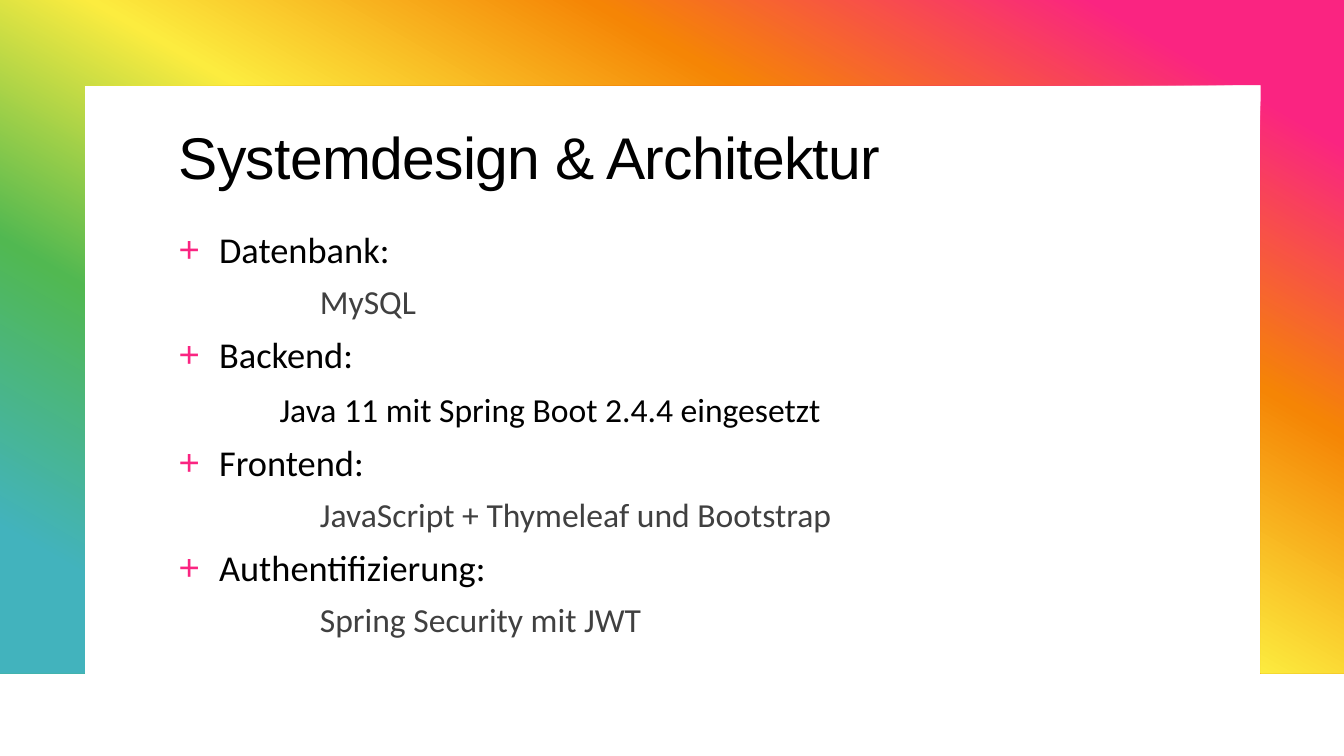
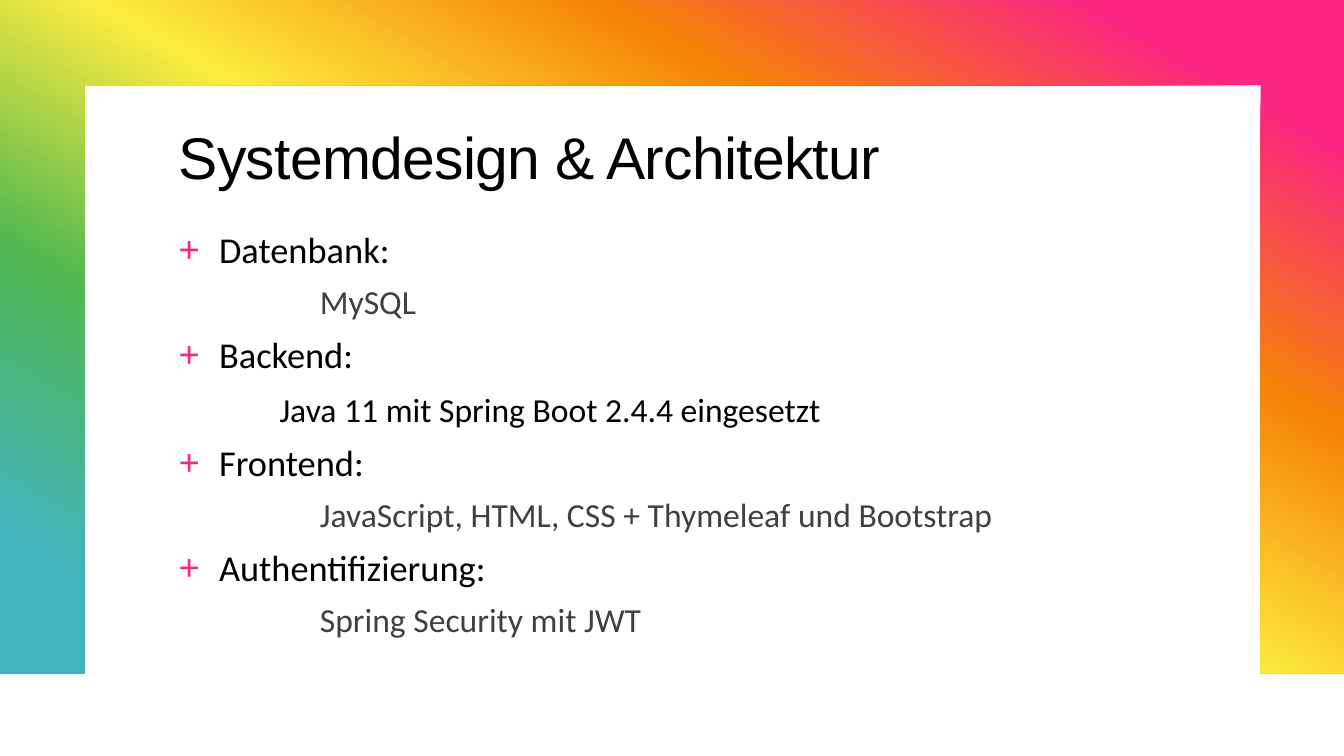
Before and after one commit to antonl2a/SneakersShop, a slide deck: slide 5 of Презентация.pptx. Drawn at 1344x756 pixels with LibreOffice and Linux fonts; fonts in the diff are those of the drawing. Boxes give left, top, right and bottom in pixels: in the first picture for what was removed or moved away, otherwise in the second. Text is boxed around its words. In the diff, an @@ line names an element or a change of style, - is before the commit and + after.

```diff
--- a/Презентация.pptx
+++ b/Презентация.pptx
@@ text at <box>320,503,993,533</box>: text changed @@
-  JavaScript + Thymeleaf und Bootstrap
+  JavaScript, HTML, CSS + Thymeleaf und Bootstrap
```
Also in this commit, not shown: 2 other slides changed.
